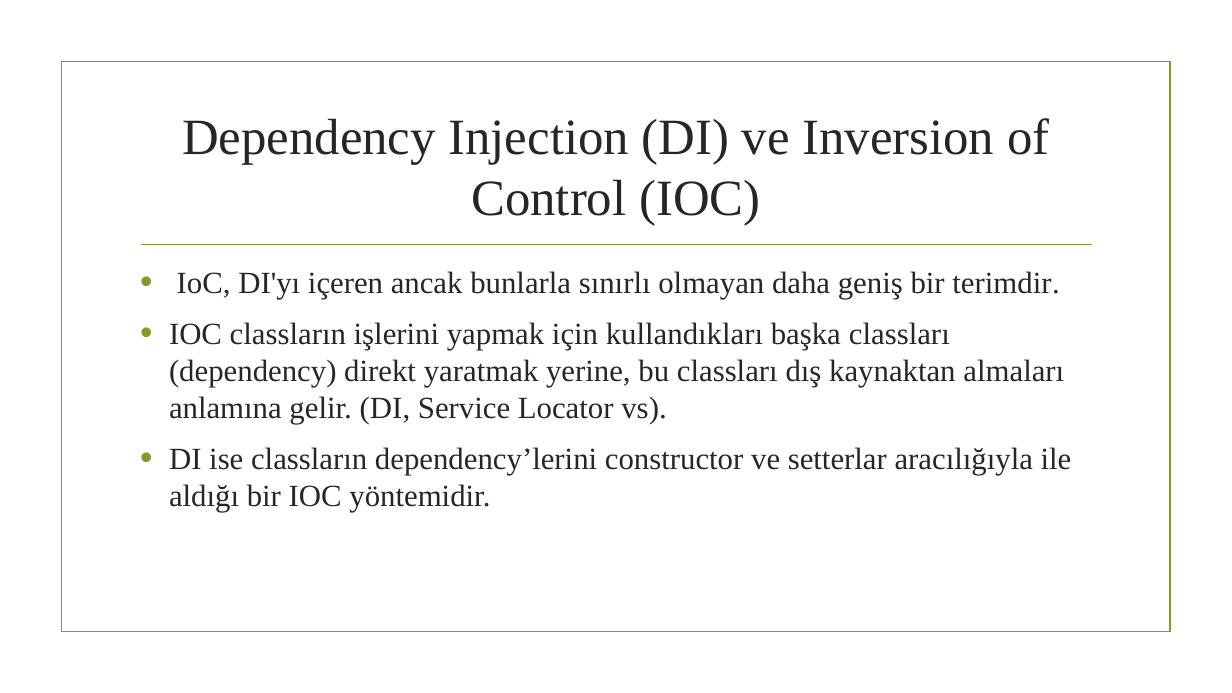
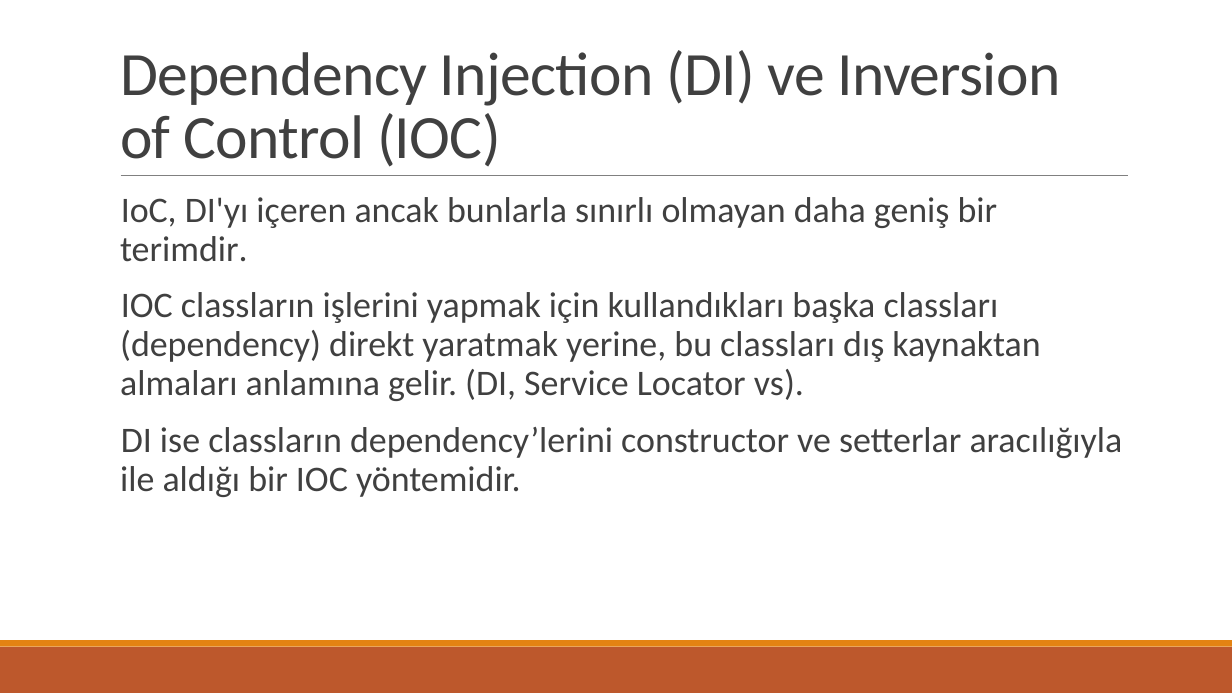
Before and after one commit to ozgurkaplan/MsMeetup20171025, a slide deck: slide 3 of Dependency Injection with net Core.pptx. Drawn at 1232x693 pixels with LibreOffice and Linux fonts; fonts in the diff are those of the drawing; background and template pictures are left out. Boxes give left, top, right and bottom in pixels: in the first picture for what was removed or moved away, otherwise in the second. Text is boxed around its words. In the diff, an @@ line names an element or a change of style, - is before the commit and + after.

```diff
--- a/Dependency Injection with net Core.pptx
+++ b/Dependency Injection with net Core.pptx
@@ title "Dependency Injection (DI) ve Inversion ...": place and size @@
-title "Dependency Injection (DI) ve Inversion ..." at (182,118,1049,226)
+title "Dependency Injection (DI) ve Inversion ..." at (120,50,1061,167)
@@ title "Dependency Injection (DI) ve Inversion ..." at (120,50,1061,167): size 39.6 to 48 pt, font Times New Roman to Calibri, text colour #262626 to #404040, letter spacing 0 to -0.5 pt; alignment centre to left; line spacing 1 to 0.85; vertical alignment middle to bottom @@
@@ rectangle removed at (61,62,1170,632) @@
@@ line moved from (141, 245) - (1092, 245) to (121, 176) - (1128, 176) @@
@@ line (121, 176) - (1128, 176): stroke #83992A 1.25 pt to #808080 0.5 pt @@
@@ text "IoC, DI'yı içeren ancak bunlarla ...": place and size @@
-text "IoC, DI'yı içeren ancak bunlarla ..." at (169,271,1072,512)
+text "IoC, DI'yı içeren ancak bunlarla ..." at (120,197,1123,497)
@@ text "IoC, DI'yı içeren ancak bunlarla ..." at (120,197,1123,497): size 24 to 28 pt, font Times New Roman to Calibri, text colour #262626 to #404040; bullet • to  ; line spacing 1 to 0.9; more space between paragraphs; bullet colour #83992A to #E48312 @@
@@ rectangle added at (0,647,1232,693), fill #BD582C @@
@@ rectangle added at (0,640,1232,647), fill #E48312 @@
```
Also in this commit, not shown: 10 other slides changed, 4 slides added, 2 other files.
